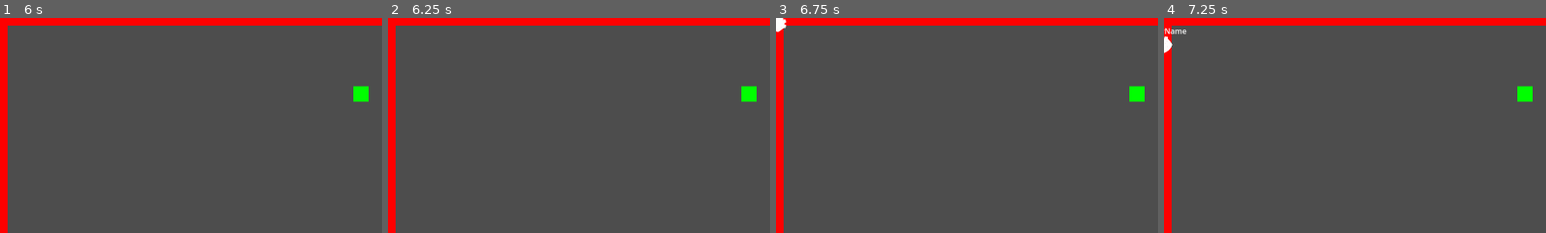
Above: before the commit, frames 1-4 (left to right).
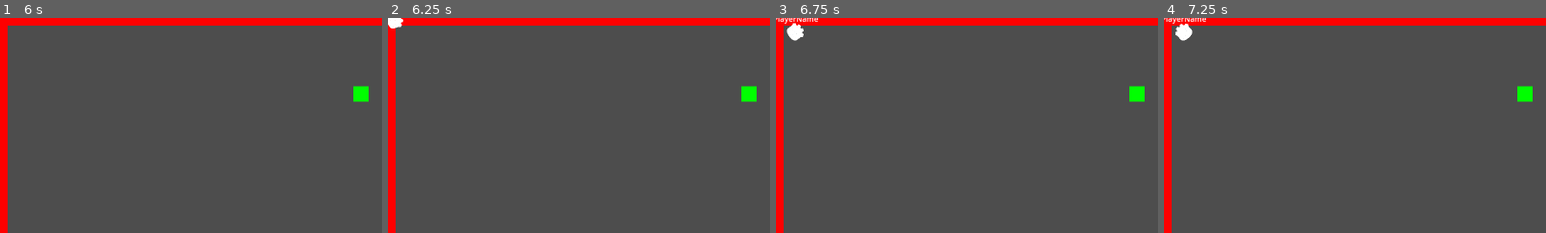
Above: after the commit, the same moments.

Repository: Ozymandias1/godot_snake_game
Game: Godot game, scene res://Scenes/Templates/game_level.tscn
The game is run twice, just before and just after one commit, with the same random seed, the same clock (stepped at 60 frames per second) and the same inputs. This scene is started directly instead of the project's main scene.
Inputs (mouse positions are % of the whole screen's width and height, from its top left):
- Up to frame 1 (6 s): click "Start Game" at 0.5 s; tap Enter at 1.25, 5 s; move the mouse to (72, 45) at 1.27 s; hold D (Steer Right) 1.28-2.03 s; hold W (Boost) 1.28-2.03 s; click (72, 45) at 1.42 s; move the mouse to (30, 55) at 2.02 s; hold A (Steer Left) 2.03-2.78 s; tap W (Boost) at 2.1, 3.6, 5.3 s; move the mouse to (60, 28) at 2.77 s; hold W (Boost) 2.78-3.53 s; hold D (Steer Right) 2.78-4.28 s; tap T (TestKey) at 2.85, 5.1 s; tap Space at 3.5 s; move the mouse to (45, 70) at 3.52 s; click (45, 70) at 3.67 s; move the mouse to (80, 65) at 4.27 s; hold W (Boost) 4.28-5.03 s; hold A (Steer Left) from 4.28 s (still down); move the mouse to (20, 35) at 5.02 s; move the mouse to (55, 50) at 5.77 s; hold W (Boost) from 5.78 s (still down); click (55, 50) at 5.92 s
- Up to frame 2 (6.25 s): keep holding A (Steer Left); keep holding W (Boost)
- Up to frame 3 (6.75 s): move the mouse to (35, 25) at 6.52 s; release A (Steer Left) at 6.53 s; release W (Boost) at 6.53 s; hold D (Steer Right) from 6.53 s (still down); tap W (Boost) at 6.6 s
- Up to frame 4 (7.25 s): keep holding D (Steer Right)
The pictures show only the part of the screen within x 0-50%, y 0-50%; the shares and areas given below are measured in that part.

Frame 1 is identical in both runs. In frame 2, 0.2% of the frame differs, in the area x 0-4%, y 0-5%; in frame 3, 0.5%; in frame 4, 0.6%, in the area x 0-11%, y 0-17%.
Error in both runs: Invalid access to property or key 'name' on a base object of type 'Dictionary'. (res://Scripts/Player.gd:33)

Commit message:
플레이어 스폰 위치 수정

Diff:
--- a/Scripts/GameLevel.gd
+++ b/Scripts/GameLevel.gd
@@ -90,3 +90,5 @@
 	if is_food_item:
 		player.add_body.rpc_id(peer_id, false)
 		other.queue_free.call_deferred()
+	else:
+		print_debug("on_player_head_area2d_entered")
--- a/Scripts/MoveComponent.gd
+++ b/Scripts/MoveComponent.gd
@@ -8,5 +8,6 @@
 # 업데이트
 func _process(delta: float) -> void:
 	if is_multiplayer_authority():
-		var front = target.global_transform.x
-		target.global_position += player.move_speed * front * delta
+		if Input.is_action_pressed("Boost"):
+			var front = target.global_transform.x
+			target.global_position += player.move_speed * front * delta
--- a/Scripts/PlayerSpawner.gd
+++ b/Scripts/PlayerSpawner.gd
@@ -8,7 +8,7 @@
 const initial_state: Array[Dictionary] = [
 	{ "location": Vector2(300, 200), "angle": 0 },
 	{ "location": Vector2(1300, 700), "angle": PI },
-	{ "location": Vector2(300, 200), "angle": 0 },
+	{ "location": Vector2(300, 700), "angle": 0 },
 	{ "location": Vector2(1300, 200), "angle": PI },
 ]
 
